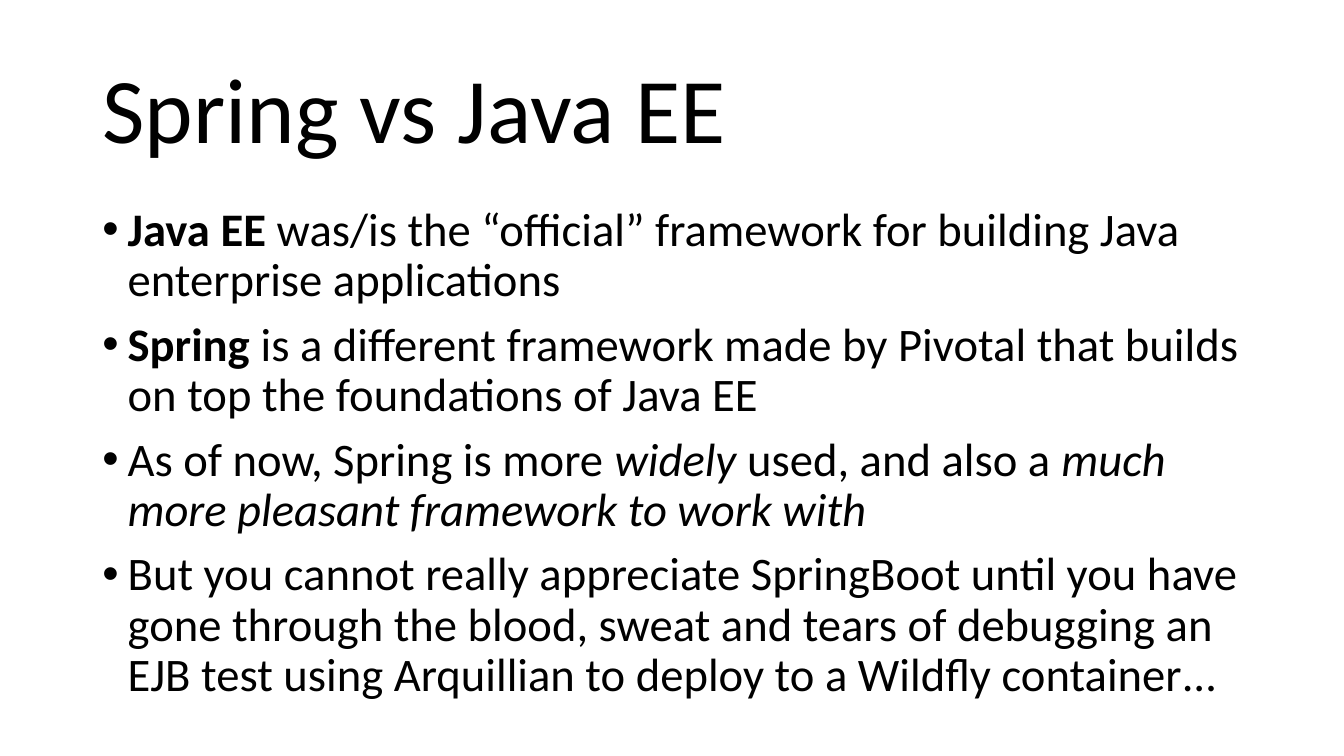
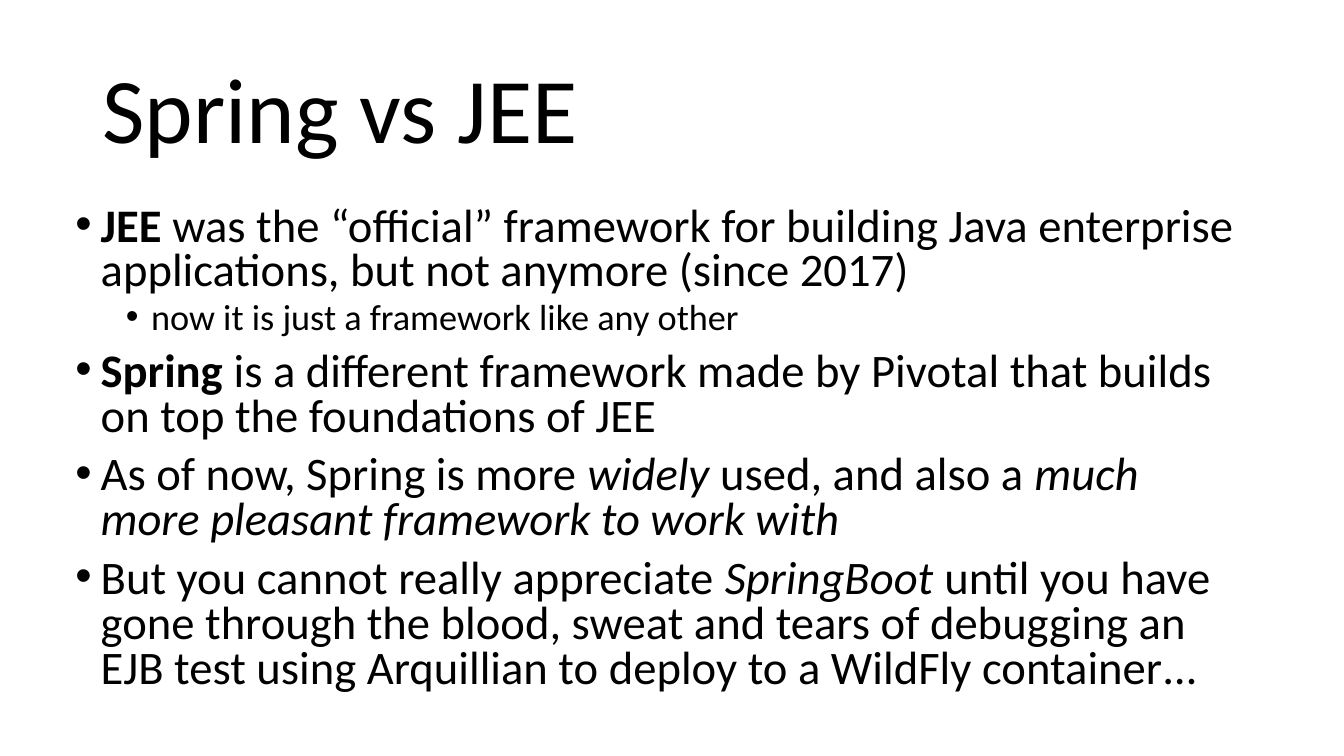
Before and after one commit to arcuri82/testing_security_development_enterprise_systems, a slide deck: slide 10 of doc/intro/slides/lesson_01_intro.pptx (slide 9 before the commit). Drawn at 1344x756 pixels with LibreOffice and Linux fonts; fonts in the diff are those of the drawing. Boxes give left, top, right and bottom in pixels: in the first picture for what was removed or moved away, otherwise in the second. Text is boxed around its words. In the diff, an @@ line names an element or a change of style, - is before the commit and + after.

```diff
--- a/doc/intro/slides/lesson_01_intro.pptx
+++ b/doc/intro/slides/lesson_01_intro.pptx
@@ title at [102,79,578,159]: text changed @@
-Spring vs Java EE
+Spring vs JEE
@@ text "JEE was the “official” framework ...": place and size @@
-text "JEE was the “official” framework ..." at [128,212,1238,699]
+text "JEE was the “official” framework ..." at [101,208,1233,692]
@@ text at [101,208,1233,440]: text changed @@
-• Java EE was/is the “official” framework for building Java enterprise applications
-• Spring is a different framework made by Pivotal that builds on top the foundations of Java EE
+• JEE was the “official” framework for building Java enterprise applications, but not anymore (since 2017)
+  • now it is just a framework like any other
+• Spring is a different framework made by Pivotal that builds on top the foundations of JEE
@@ text at [101,457,1138,543]: line spacing 0.9 to 0.8 @@
@@ text at [101,561,1210,692]: text changed @@
-• But you cannot really appreciate SpringBoot until you have gone through the blood, sweat and tears of debugging an EJB test using Arquillian to deploy to a Wildfly container…
+• But you cannot really appreciate SpringBoot until you have gone through the blood, sweat and tears of debugging an EJB test using Arquillian to deploy to a WildFly container…
```
Also in this commit, not shown: 34 other slides changed, 3 slides added, 1 slide removed, 4 other files.
